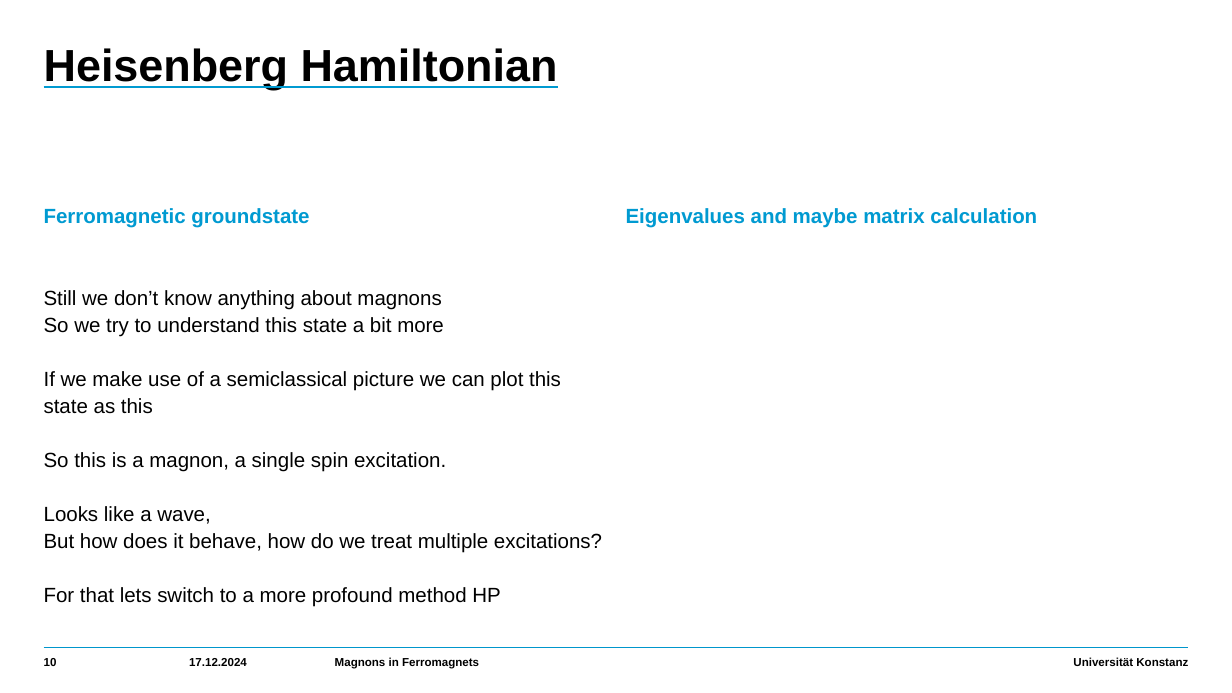
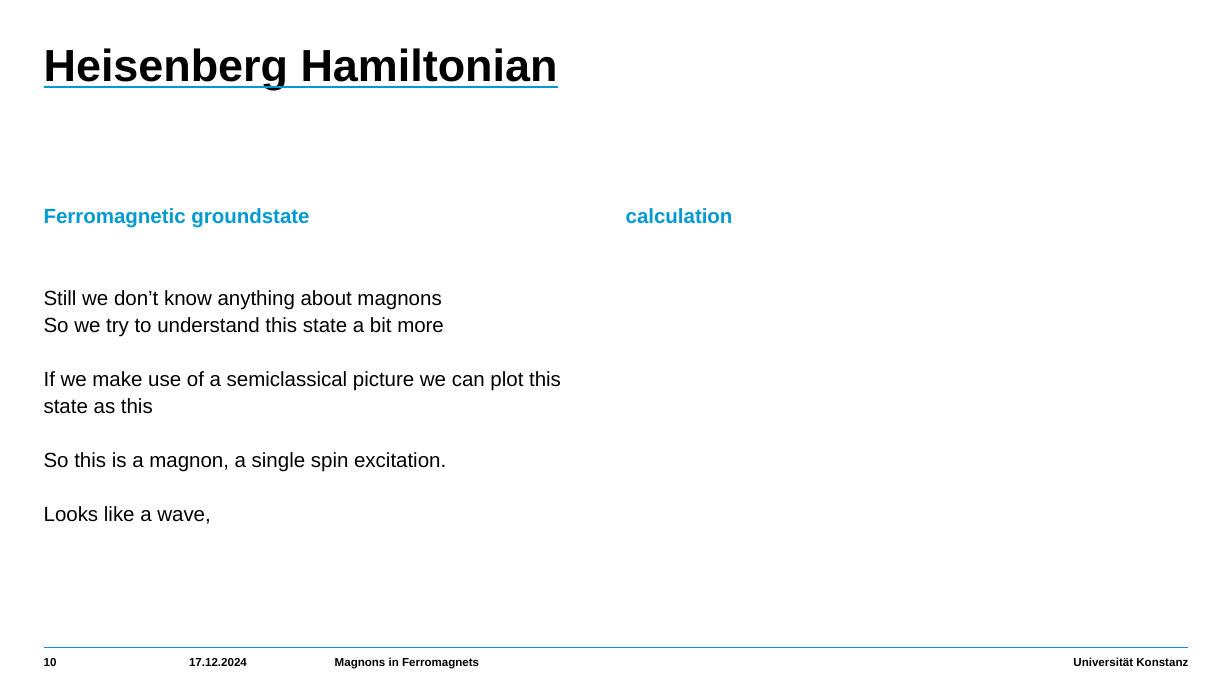
Before and after one commit to HolykingJulex/SeminarSaM, a slide deck: slide 10 of Vortrag.pptx. Drawn at 1232x693 pixels with LibreOffice and Linux fonts; fonts in the diff are those of the drawing. Boxes give left, top, right and bottom in pixels: in the first picture for what was removed or moved away, otherwise in the second. Text is boxed around its words. In the diff, an @@ line names an element or a change of style, - is before the commit and + after.

```diff
--- a/Vortrag.pptx
+++ b/Vortrag.pptx
@@ text at (x1=626, y1=208, x2=733, y2=224): text changed @@
-Eigenvalues and maybe matrix calculation
+calculation
@@ text at (x1=44, y1=533, x2=602, y2=607): paragraphs removed @@
-  But how does it behave, how do we treat multiple excitations?
-  For that lets switch to a more profound method HP
```
Also in this commit, not shown: 12 other slides changed, 1 slide added.
